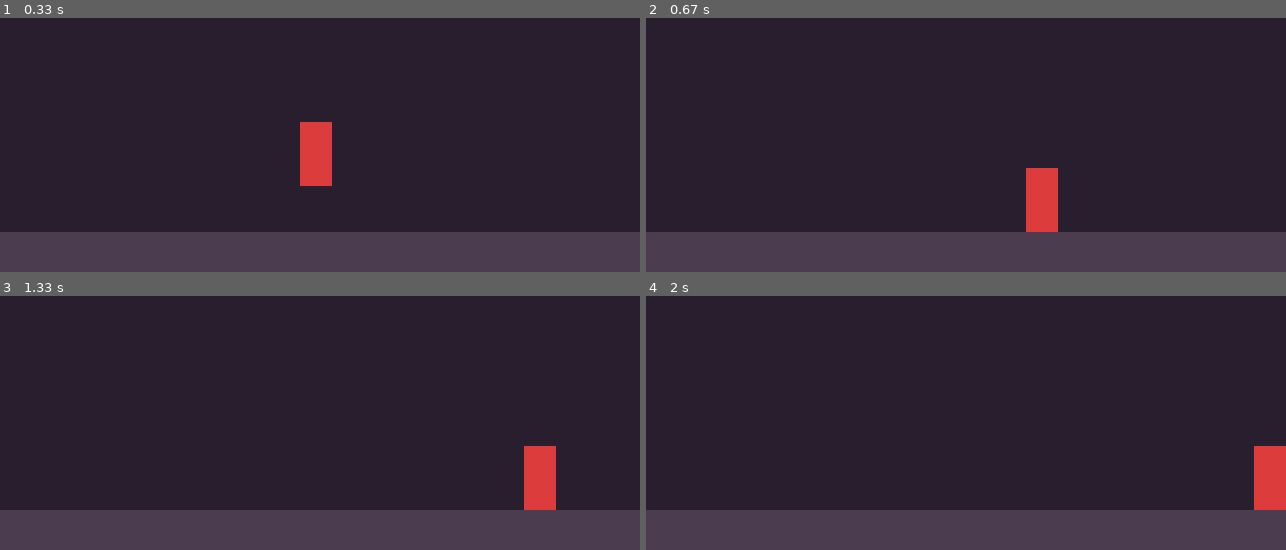
Above: before the commit, frames 1-4 (two rows, left to right).
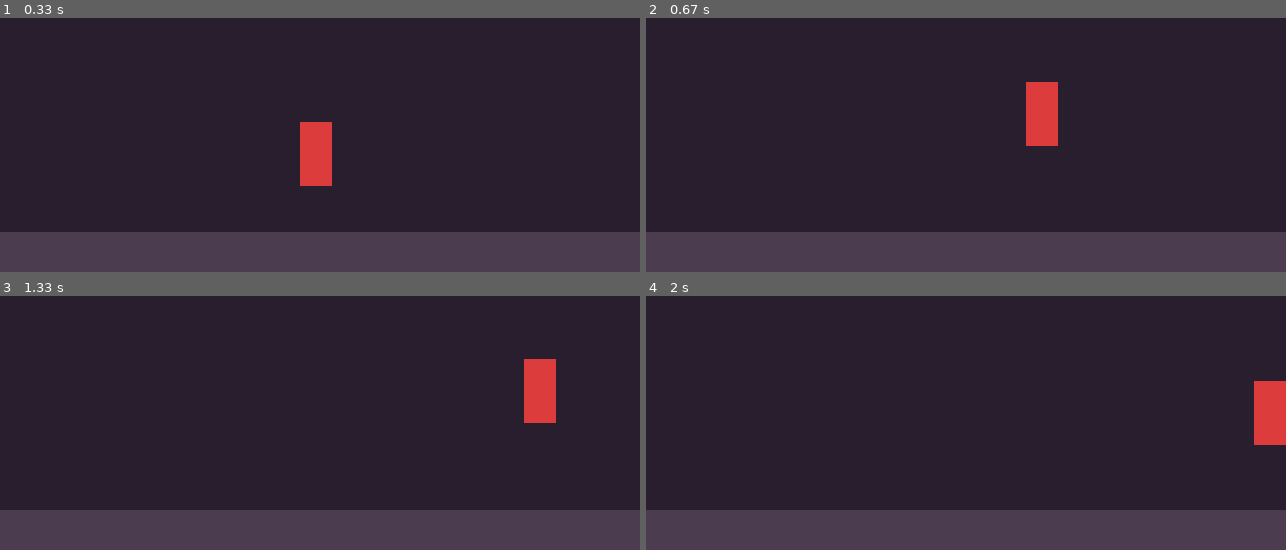
Above: after the commit, the same moments.

Repository: zhangirilzhanov-cyber/blasphemous-pygame
Game: pygame game, started from main.py
Same seed, same stepped clock (60 frames per second), same inputs: the game is played once before the commit and once after it.
Inputs:
- Up to frame 1 (0.33 s): no input
- Up to frame 2 (0.67 s): hold Space from 0.33 s (still down); hold D from 0.33 s (still down)
- Up to frame 3 (1.33 s): release Space at 0.8 s; release D at 0.8 s; hold Space 0.83-1.3 s; hold D 0.83-1.3 s
- Up to frame 4 (2 s): hold D 1.33-1.8 s; hold W from 1.83 s (still down)

Frame 1 is identical in both runs. In frame 2, 2.5% of the frame differs, in the area x 59-65%, y 25-85%; in frame 3, 2.5%; in frame 4, 2.5%.

Commit message:
added a jump

Diff:
--- a/main.py
+++ b/main.py
@@ -19,9 +19,11 @@
 player_rect = pygame.Rect(300, 100, 32, 64)
 player_speed = 4  # How many pixels the player moves per frame
 
-# --- PHYSICS PHYSICS ---
+# --- PHYSICS ---
 player_y_velocity = 0  # Starts at 0 (not falling or jumping yet)
 GRAVITY = 0.5  # The downward acceleration added to velocity every single frame
+JUMP_FORCE = -10  # Negative because moving UP means decreasing Y coordinate
+is_grounded = False  # A tracking flag to ensure we can't jump mid-air
 
 # --- ENVIRONMENT PROPERTIES ---
 # Create a rectangle at X=0, Y=320, stretching across the whole screen (Width=640), and 40 pixels thick
@@ -31,9 +33,14 @@
 running = True
 while running:
     # --- PHASE 1: GET INPUT ---
+    space_released_this_frame = False  # track if space/w was lifted rn
     for event in pygame.event.get():
         if event.type == pygame.QUIT:
             running = False
+        # Detect when a keyboard key is released
+        if event.type == pygame.KEYUP:
+            if event.key == pygame.K_SPACE or event.key == pygame.K_w:
+                space_released_this_frame = True
 
     # Get a dictionary of all keyboard keys currently being held down
     keys = pygame.key.get_pressed()
@@ -59,12 +66,25 @@
     player_y_velocity += GRAVITY  # Gravity accelerates your velocity down
     player_rect.y += player_y_velocity  # Move the player's Y position by that velocity
 
+    # 2. Variable Jump Height Limit Check
+    # If the player is moving UP (velocity < 0) AND they let go of the jump key...
+    if player_y_velocity < 0 and space_released_this_frame:
+        # Cut their upward speed in half! (e.g., changes -8 to -4)
+        # This acts as your limit cap, giving an instant low jump.
+        player_y_velocity *= 0.5
+    is_grounded = False
+
     # Collision Detection with the Floor
     # .colliderect checks if the player box is physically overlapping the floor box
     if player_rect.colliderect(floor_rect):
         # If we hit the floor, snap the player's bottom right to the top of the floor
         player_rect.bottom = floor_rect.top
         player_y_velocity = 0  # Kill the downward velocity so we stop falling
+        is_grounded = True
+
+    if (keys[pygame.K_SPACE] or keys[pygame.K_w]) and is_grounded:
+        player_y_velocity = JUMP_FORCE  # Launch upwards!
+        is_grounded = False
 
     # --- PHASE 3: RENDER (DRAW) ---
     screen.fill((40, 30, 45))  # Clear screen with dark purple
